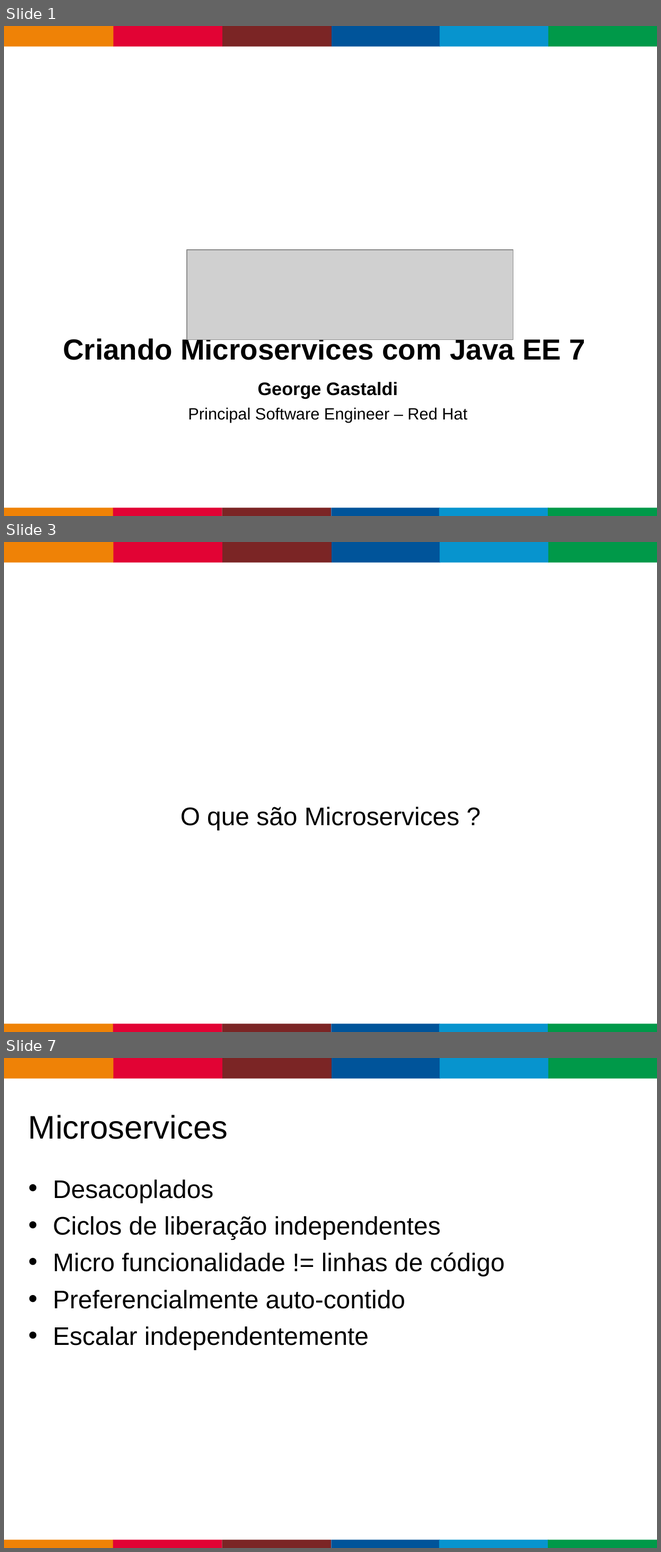
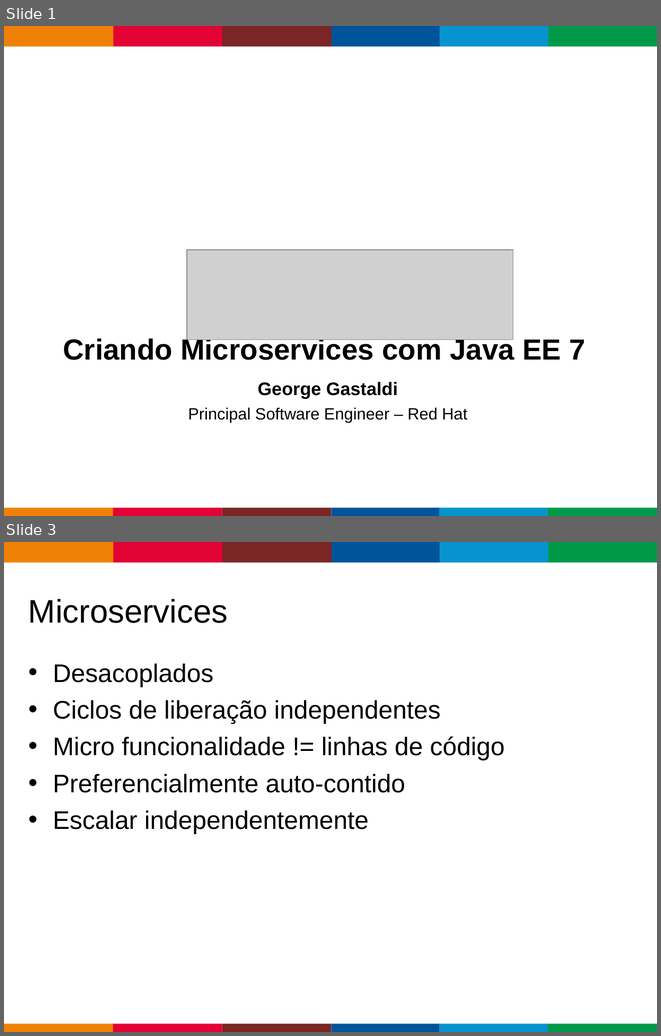
Before and after one commit to gastaldi/talks, a slide deck: WildFlySwarm/TDC 2016/wildflyswarm.odp. Shown one above the other, each under a label of ours: slides 1, 3 and 7 before the commit, slides 1 and 3 after it; the slides between them are not shown. The pictures are 661x1552 and 661x1036 pixels, drawn with LibreOffice and Linux fonts; fonts in the diff are those of the drawing; grey boxes stand for pictures; background and template pictures are left out. Boxes give left, top, right and bottom in pixels: in the first picture for what was removed or moved away, otherwise in the second. Text is boxed around its words. In the diff, an @@ line names an element or a change of style, - is before the commit and + after.

```diff
--- a/WildFlySwarm/TDC 2016/wildflyswarm.odp
+++ b/WildFlySwarm/TDC 2016/wildflyswarm.odp
@@ slide 3 removed at box(4, 542, 657, 1032), background #FFFFFF; not listed: 13 template elements that a slide beside it also shows @@
@@ subtitle removed at box(180, 806, 460, 830) @@
-O que são Microservices ?
@@ what was slide 7 is now slide 3 @@
```
Also in this commit, not shown: 8 slides changed, 10 slides added.
